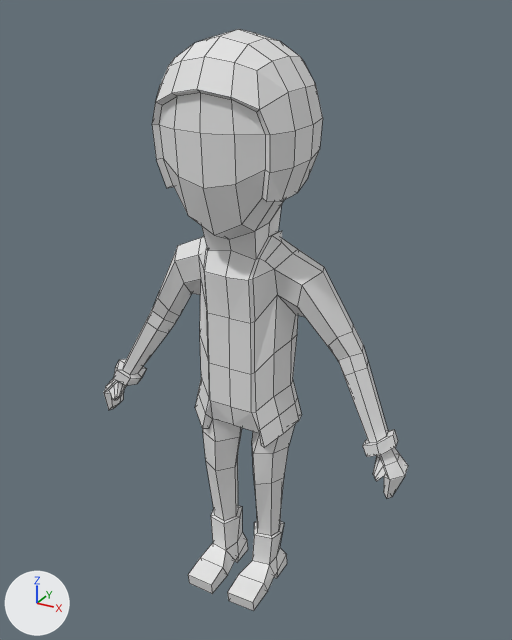
Before and after pictures for a commit that changed the Blender file My-Blender-3D-Models/animated-character.blend.
One viewpoint serves both versions: a camera (50 mm lens) standing at (2.77, -4.8, 2.65) and looking at (0.06, 0.12, 0.19). The lights are fixed; the arrows at lower left show +X, +Y and +Z. Mesh edges are drawn as thin lines.

Names of what the first picture shows: 'Character'.
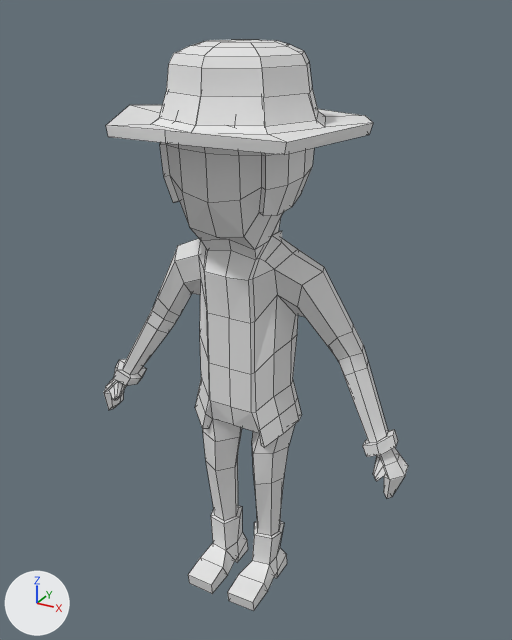
Where the change shows, as pixel boxes [x1, y1, x2, y2] in the pictures (512 x 640 px; the box of a moved part takes in the faces that stretch with it):
'Character', reshaped
    before: [104, 29, 408, 611]
    after: [104, 40, 408, 611]
part 1 of me_cube, added
    after: [106, 40, 373, 155]
part 2 of me_cube, moved or reshaped
    before: [152, 29, 323, 259]
    after: [160, 142, 314, 259]

Diff of the bpy script that builds the scene:
```diff
--- a/My-Blender-3D-Models/animated-character.blend.py
+++ b/My-Blender-3D-Models/animated-character.blend.py
@@ me_cube @@
 # used by ob_character; location = (0.0, 0.0, 0.0)
-me_cube.from_pydata(...)  # 268 vertices, 250 faces; spans x 0.0..1.54, y -0.59..0.56, z -2.48..2.51
+me_cube.from_pydata(...)  # 328 vertices, 296 faces; spans x 0.0..1.54, y -0.98..0.98, z -2.48..2.43
+# me_cube part 1: a new loose piece of 60 vertices spanning x 0.0..1.05, y -0.98..0.98, z 1.79..2.43
+# me_cube part 2
+# 67 vertices move from x 0.0..0.62, y -0.59..0.56, z 1.08..2.51 to x 0.0..0.57, y -0.56..0.46, z 0.95..2.29
```
